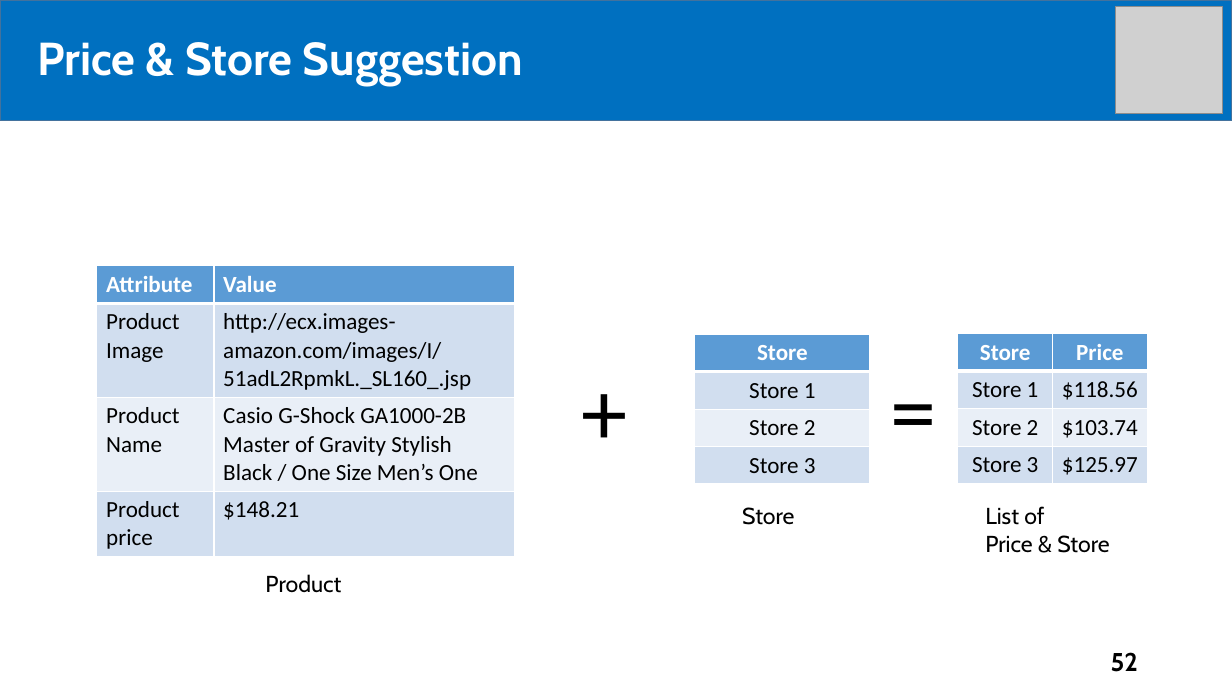
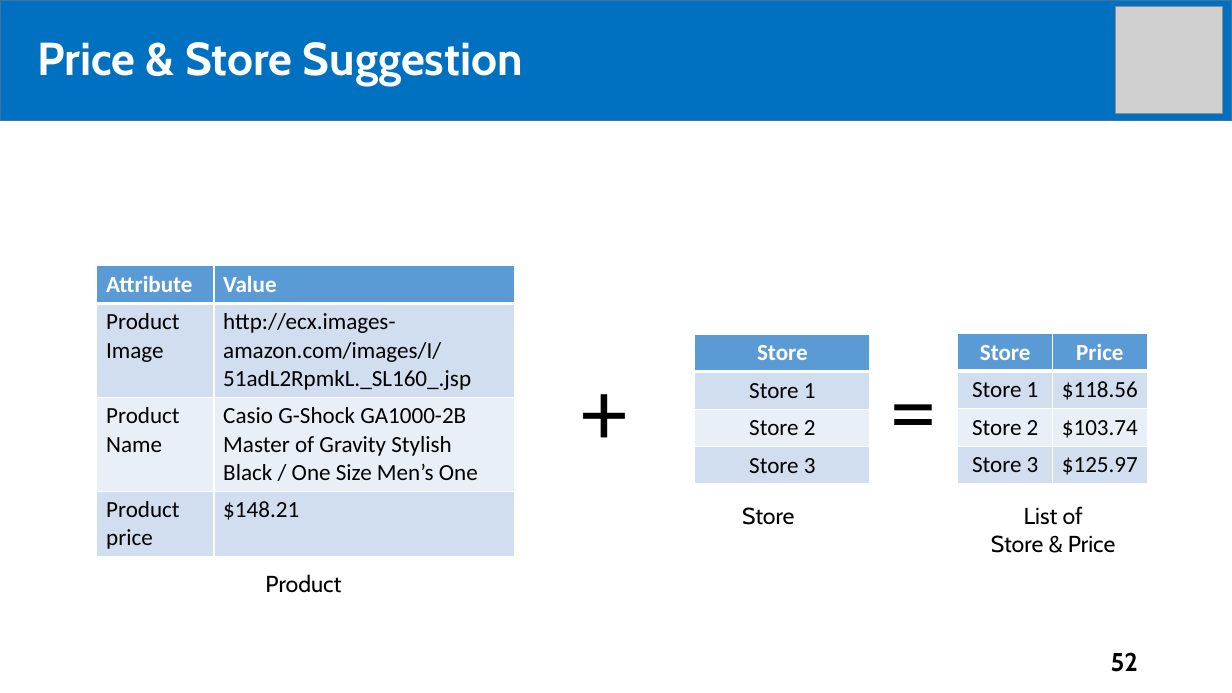
Before and after one commit to tiendan3108/CP, a slide deck: slide 52 of Source/Presentation/PreFinalPresentation.pptx. Drawn at 1232x693 pixels with LibreOffice and Linux fonts; fonts in the diff are those of the drawing; grey boxes stand for pictures. Boxes give left, top, right and bottom in pixels: in the first picture for what was removed or moved away, otherwise in the second. Text is boxed around its words. In the diff, an @@ line names an element or a change of style, - is before the commit and + after.

```diff
--- a/Source/Presentation/PreFinalPresentation.pptx
+++ b/Source/Presentation/PreFinalPresentation.pptx
@@ text at bbox=[1024, 506, 1083, 525]: alignment left to centre @@
@@ text at bbox=[991, 535, 1115, 553]: text changed @@
-Price & Store
+Store & Price
```
Also in this commit, not shown: 10 other slides changed, 2 slides added.
